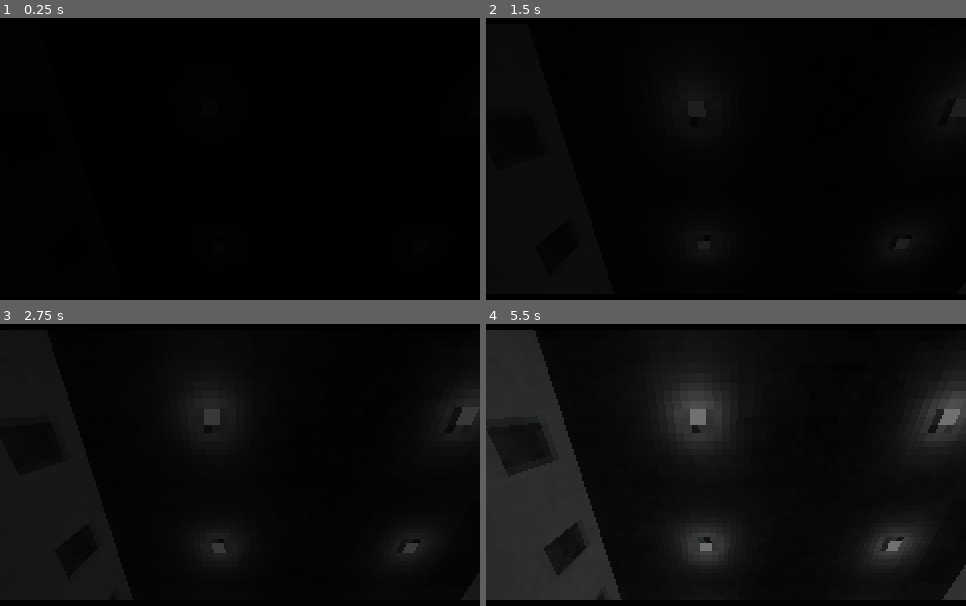
Above: before the commit, frames 1-4 (two rows, left to right).
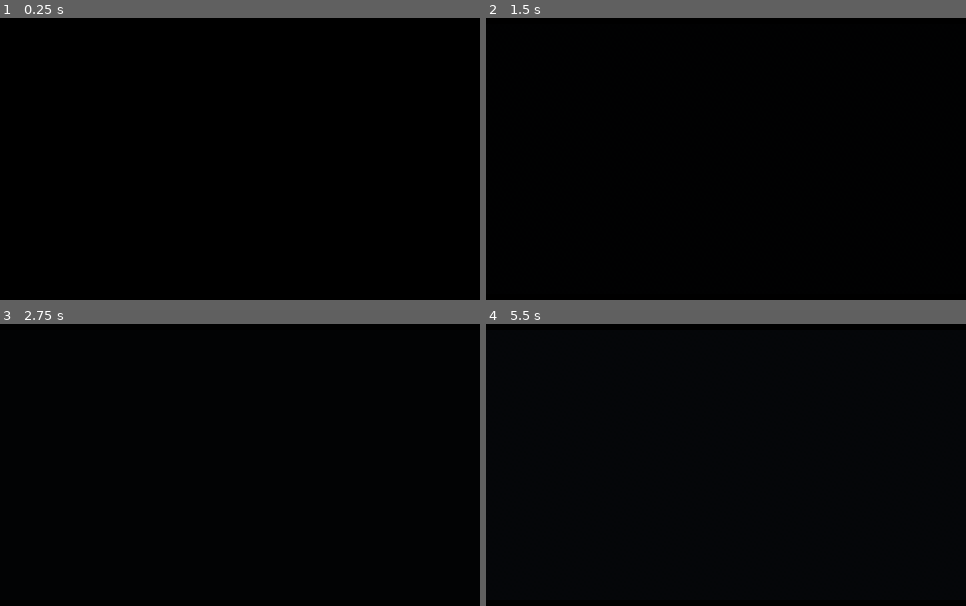
Above: after the commit, the same moments.

Repository: Jeliciousz/the-mast
Game: Godot game, scene res://scenes/regions/start_region.tscn
Two runs of this game, one before a commit and one after it. Both use one fixed random seed, a clock stepped at 60 frames per second and the inputs below. This scene is started directly instead of the project's main scene. Sound files missing from this copy of the repository are replaced by a short silence.
Inputs (mouse positions are in pixels of both pictures, inside the frame that each line leads up to):
- Up to frame 1 (0.25 s): no input
- Up to frame 2 (1.5 s): tap Enter at 0.5 s; move the mouse to (750, 156) at 0.52 s; hold Shift (run) 0.53-1.28 s; hold W (move_forward) from 0.53 s (still down); click (750, 156) at 0.67 s; tap Space at 1.25 s; move the mouse to (702, 161) at 1.27 s; tap E (interact) at 1.35 s
- Up to frame 3 (2.75 s): keep holding W (move_forward); tap Shift (run) at 1.55 s; move the mouse to (249, 459) at 2.02 s; hold Shift (run) from 2.03 s (still down); tap Down (look_down) at 2.1 s
- Up to frame 4 (5.5 s): keep holding W (move_forward); move the mouse to (721, 470) at 2.77 s; release Shift (run) at 2.78 s; tap Left (look_left) at 2.85 s; click (721, 470) at 2.92 s; tap Shift (run) at 3.05, 4.55 s; move the mouse to (764, 470) at 3.52 s; hold Shift (run) 3.53-4.28 s; tap Right (look_right) at 3.6 s; tap Enter at 4.25 s; move the mouse to (687, 459) at 4.27 s; tap Up (look_up) at 4.35 s; tap Space at 5 s; move the mouse to (730, 465) at 5.02 s; hold Shift (run) from 5.03 s (still down); click (730, 465) at 5.17 s

The runs differ from the first frame. In frame 2, 0.5% of the frame differs, in the area x 42-100%, y 28-82%; in frame 3, 2.0%; in frame 4, 24%, in the area x 0-100%, y 2-98%.

Commit message:
add generator room and corridor tags

Diff:
--- a/scenes/regions/start_region.tscn
+++ b/scenes/regions/start_region.tscn
@@ -89,6 +89,33 @@
 [sub_resource type="ConcavePolygonShape3D" id="ConcavePolygonShape3D_kdxxx"]
 data = PackedVector3Array(0.101399995, -1, -1, 0.101399995, -1, 1, 0.101399995, 1, 1, 0.101399995, -1, -1, 0.101399995, …(272 unchanged characters)…
 
+[sub_resource type="ViewportTexture" id="ViewportTexture_olm3r"]
+viewport_path = NodePath("sub_viewport")
+
+[sub_resource type="ViewportTexture" id="ViewportTexture_3pcvv"]
+viewport_path = NodePath("sub_viewport")
+
+[sub_resource type="ViewportTexture" id="ViewportTexture_cmhje"]
+viewport_path = NodePath("sub_viewport")
+
+[sub_resource type="ViewportTexture" id="ViewportTexture_xmvup"]
+viewport_path = NodePath("sub_viewport")
+
+[sub_resource type="ViewportTexture" id="ViewportTexture_16gw3"]
+viewport_path = NodePath("sub_viewport")
+
+[sub_resource type="ViewportTexture" id="ViewportTexture_m7kiy"]
+viewport_path = NodePath("sub_viewport")
+
+[sub_resource type="ViewportTexture" id="ViewportTexture_iom5x"]
+viewport_path = NodePath("sub_viewport")
+
+[sub_resource type="ViewportTexture" id="ViewportTexture_7v45o"]
+viewport_path = NodePath("sub_viewport")
+
+[sub_resource type="ViewportTexture" id="ViewportTexture_yfilm"]
+viewport_path = NodePath("sub_viewport")
+
 [sub_resource type="AudioStreamInteractive" id="AudioStreamInteractive_mjsu4"]
 clip_count = 2
 clip_0/name = &"start"
@@ -144,6 +171,7 @@
 
 [node name="start_off" type="StaticBody3D" parent="." unique_id=562817703]
 transform = Transform3D(1, 0, 0, 0, -4.371139e-08, -1, 0, 1, -4.371139e-08, -1.3822609, -14.136363, -13.77685)
+visible = false
 collision_mask = 4
 script = ExtResource("9_vn5mc")
 
@@ -308,7 +336,6 @@
 [node name="start_on" type="StaticBody3D" parent="." unique_id=921157829]
 process_mode = 4
 transform = Transform3D(1, 0, 0, 0, -4.371139e-08, -1, 0, 1, -4.371139e-08, -0.20421517, -14.254236, -24.100906)
-visible = false
 collision_mask = 4
 script = ExtResource("25_3v8pa")
 
@@ -326,7 +353,7 @@
 mesh = ExtResource("11_x2r6x")
 
 [node name="start_on_main" type="MeshInstance3D" parent="start_on" unique_id=1271836009]
-transform = Transform3D(1, 0, 0, 0, 1, 0, 0, 0, 1, -4.981653, -1.7882538, -0.61568356)
+transform = Transform3D(1, 0, 0, 0, 1, 0, 0, 0, 1, -4.9784446, -1.7895756, -0.61568356)
 gi_mode = 0
 mesh = ExtResource("12_y6pvm")
 
@@ -339,7 +366,6 @@
 process_mode = 4
 transform = Transform3D(1, 0, 0, 0, -4.371139e-08, -1, 0, 1, -4.371139e-08, -18.84845, -13.999998, -28.000006)
 top_level = true
-visible = false
 collision_mask = 4
 
 [node name="start_on_lift_door_collision_shape" type="CollisionShape3D" parent="start_on/start_on_lift_door" unique_id=491627354]
@@ -348,6 +374,66 @@
 [node name="start_on_lift_door" type="MeshInstance3D" parent="start_on/start_on_lift_door" unique_id=1024081328]
 gi_mode = 0
 mesh = ExtResource("9_2mjea")
+
+[node name="generator_tag" parent="start_on" unique_id=169101710 instance=ExtResource("18_wyedb")]
+transform = Transform3D(1, 0, 0, 0, -4.371139e-08, -1, 0, 1, -4.371139e-08, 10, -14.6, -18)
+top_level = true
+texture = SubResource("ViewportTexture_olm3r")
+text = "generator running"
+
+[node name="electrics_room_tag" parent="start_on" unique_id=1907349895 instance=ExtResource("18_wyedb")]
+transform = Transform3D(1, 0, 0, 0, 1, 0, 0, 0, 1, 15.2, -14.3, -13.5)
+top_level = true
+texture = SubResource("ViewportTexture_3pcvv")
+visible_range = 3.0
+text = "Generator running
+Power available for basement"
+
+[node name="power_rating_tag" parent="start_on" unique_id=940182129 instance=ExtResource("18_wyedb")]
+transform = Transform3D(-4.371139e-08, 0, -1, 0, 1, 0, 1, 0, -4.371139e-08, 11, -14.9, -15.2)
+top_level = true
+texture = SubResource("ViewportTexture_cmhje")
+visible_range = 3.0
+text = "Rated to 10 KW"
+
+[node name="electric_switch_room_tag" parent="start_on" unique_id=1680135176 instance=ExtResource("18_wyedb")]
+transform = Transform3D(1, 0, 0, 0, 1, 0, 0, 0, 1, 7.7, -14.099999, -24)
+top_level = true
+texture = SubResource("ViewportTexture_xmvup")
+text = "electrical switch room
+DANGER
+DO NOT ACCESS"
+
+[node name="control_room_tag" parent="start_on" unique_id=693301625 instance=ExtResource("18_wyedb")]
+transform = Transform3D(-1, 0, -8.742278e-08, 0, 1, 0, 8.742278e-08, 0, -1, 2.8999996, -14.099999, -28)
+top_level = true
+texture = SubResource("ViewportTexture_16gw3")
+text = "control room"
+
+[node name="secure_chambers_1_10_tag" parent="start_on" unique_id=1467556300 instance=ExtResource("18_wyedb")]
+transform = Transform3D(1, 0, 0, 0, 1, 0, 0, 0, 1, -2.3000004, -14.099999, -24)
+top_level = true
+texture = SubResource("ViewportTexture_m7kiy")
+text = "secure chambers 1-10"
+
+[node name="secure_chambers_11_20_tag" parent="start_on" unique_id=1868251824 instance=ExtResource("18_wyedb")]
+transform = Transform3D(-1, 0, -8.742278e-08, 0, 1, 0, 8.742278e-08, 0, -1, -6.1000004, -14.099999, -28)
+top_level = true
+texture = SubResource("ViewportTexture_iom5x")
+text = "secure chambers 11-20"
+
+[node name="storage_room_tag" parent="start_on" unique_id=40347097 instance=ExtResource("18_wyedb")]
+transform = Transform3D(1, 0, 0, 0, 1, 0, 0, 0, 1, -11.300001, -14.099999, -24)
+top_level = true
+texture = SubResource("ViewportTexture_7v45o")
+text = "storage"
+
+[node name="surface_access_stairs_tag" parent="start_on" unique_id=570373913 instance=ExtResource("18_wyedb")]
+transform = Transform3D(-4.371139e-08, 0, -1, 0, 1, 0, 1, 0, -4.371139e-08, -18.000002, -13.999999, -25.3)
+top_level = true
+texture = SubResource("ViewportTexture_yfilm")
+text = "surface access stairs
+(emergency exit)"
 
 [node name="generator_ambience" type="AudioStreamPlayer3D" parent="." unique_id=294599651]
 transform = Transform3D(1, 0, 0, 0, 1, 0, 0, 0, 1, 9.2, -14.4, -18)
Not shown, changed: todo.md
